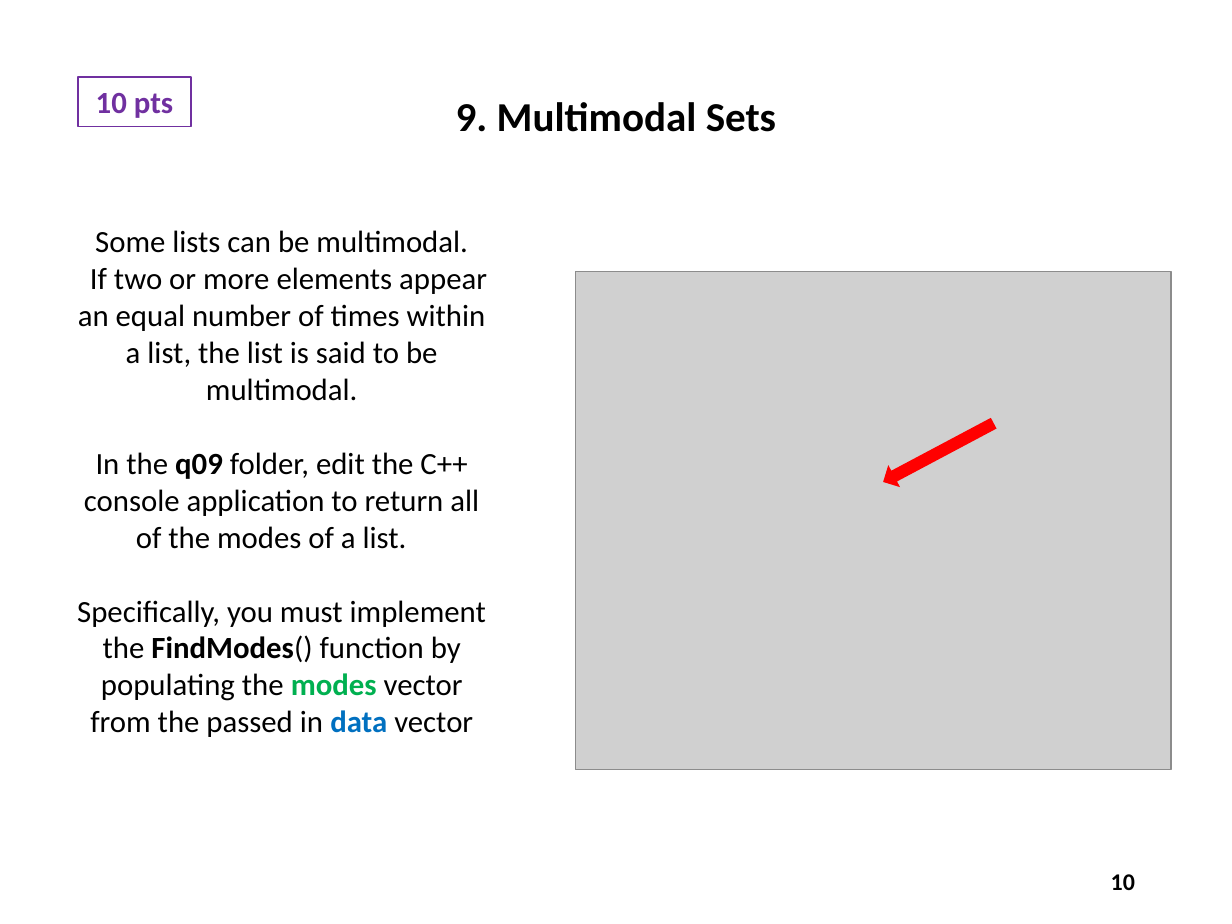
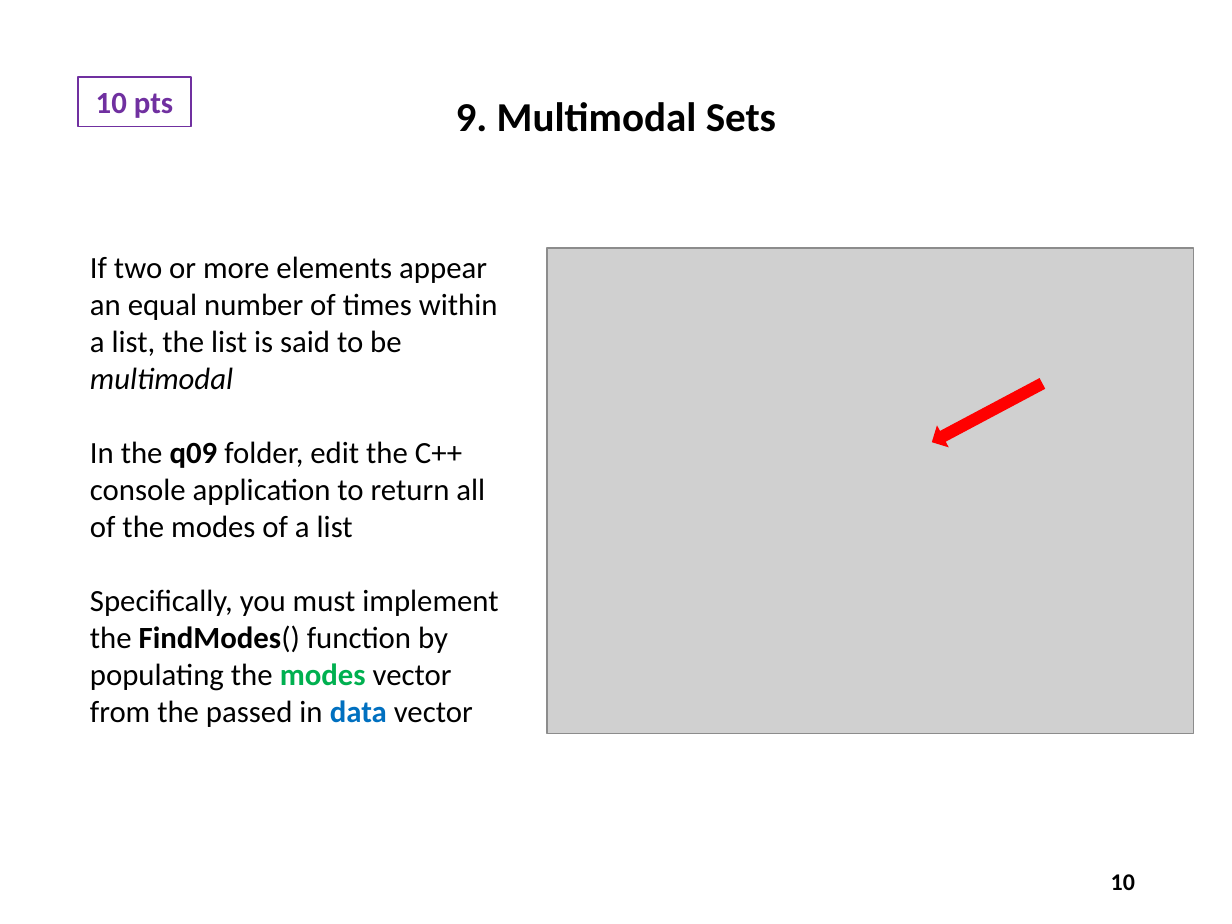
Before and after one commit to dbiersach/scicomp301-cpp-linux, a slide deck: slide 10 of exam1/Exam 1 Questions.pptx. Drawn at 1232x924 pixels with LibreOffice and Linux fonts; fonts in the diff are those of the drawing; grey boxes stand for pictures. Boxes give left, top, right and bottom in pixels: in the first picture for what was removed or moved away, otherwise in the second. Text is boxed around its words. In the diff, an @@ line names an element or a change of style, - is before the commit and + after.

```diff
--- a/exam1/Exam 1 Questions.pptx
+++ b/exam1/Exam 1 Questions.pptx
@@ text "If two or more elements ...": place and size @@
-text "If two or more elements ..." at (77, 230, 487, 737)
+text "If two or more elements ..." at (90, 256, 498, 727)
@@ text at (90, 256, 498, 538): text changed @@
-Some lists can be multimodal.
-If two or more elements appear an equal number of times within a list, the list is said to be multimodal.
-In the q09 folder, edit the C++ console application to return all of the modes of a list.
+If two or more elements appear an equal number of times within a list, the list is said to be multimodal
+In the q09 folder, edit the C++ console application to return all of the modes of a list
@@ picture: place and size @@
-picture at (575, 271, 1170, 769)
+picture at (547, 248, 1194, 733)
@@ down arrow: place and size @@
-down arrow at (879, 414, 997, 490)
+down arrow at (928, 375, 1047, 451)
@@ text at (90, 589, 498, 727): alignment centre to left @@
```
Also in this commit, not shown: 7 other slides changed, 1 other file.
